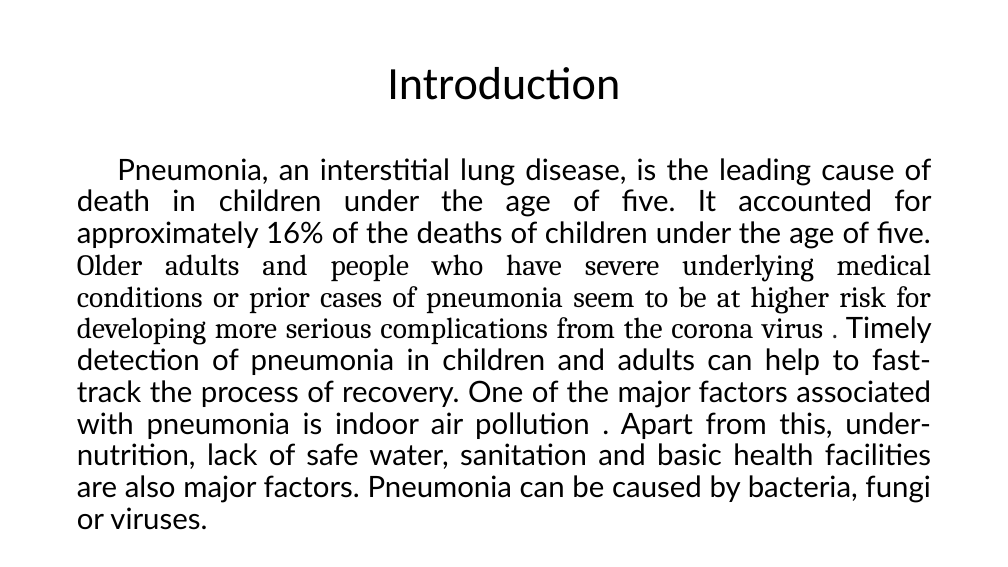
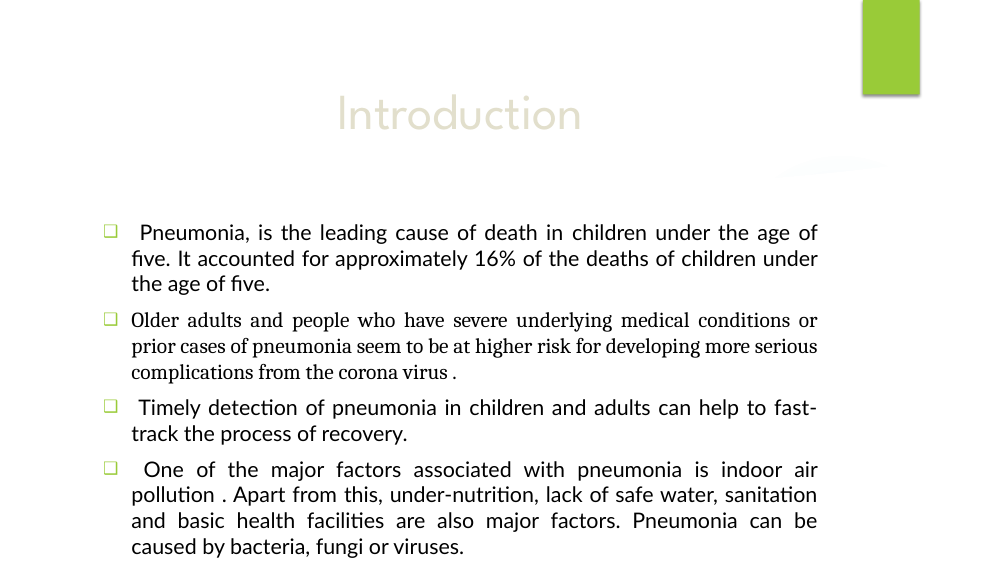
Before and after one commit to Meghac00/MiniProject, a slide deck: slide 2 of Pneumonia Detection using Deep Learning.pptm. Drawn at 1008x567 pixels with LibreOffice and Linux fonts; fonts in the diff are those of the drawing; background and template pictures are left out. Boxes give left, top, right and bottom in pixels: in the first picture for what was removed or moved away, otherwise in the second. Text is boxed around its words. In the diff, an @@ line names an element or a change of style, - is before the commit and + after.

```diff
--- a/Pneumonia Detection using Deep Learning.pptm
+++ b/Pneumonia Detection using Deep Learning.pptm
@@ group added at (0, 0, 1008, 567): 3 ellipses, 3 freeform shapes @@
@@ rectangle added at (863, 0, 920, 95), fill #99CB38 @@
@@ title "Introduction": place and size @@
-title "Introduction" at (387, 67, 620, 100)
+title "Introduction" at (95, 80, 825, 138)
@@ title "Introduction" at (95, 80, 825, 138): size 44 to 48 pt, font Calibri to League Spartan, text colour #000000 to #E2DFCC; line spacing 0.9 to 1 @@
@@ text at (131, 224, 818, 558): text changed; size 28 to 20.4 pt @@
-Pneumonia, an interstitial lung disease, is the leading cause of death in children under the age of ﬁve. It accounted for approximately 16% of the deaths of children under the age of ﬁve. Older adults and people who have severe underlying medical conditions or prior cases of pneumonia seem to be at higher risk for developing more serious complications from the corona virus . Timely detection of pneumonia in children and adults can help to fast-track the process of recovery. One of the major factors associated with pneumonia is indoor air pollution . Apart from this, under-nutrition, lack of safe water, sanitation and basic health facilities are also major factors. Pneumonia can be caused by bacteria, fungi or viruses.
+❑ Pneumonia, is the leading cause of death in children under the age of ﬁve. It accounted for approximately 16% of the deaths of children under the age of ﬁve.
+❑ Older adults and people who have severe underlying medical conditions or prior cases of pneumonia seem to be at higher risk for developing more serious complications from the corona virus .
+❑ Timely detection of pneumonia in children and adults can help to fast-track the process of recovery.
+❑ One of the major factors associated with pneumonia is indoor air pollution . Apart from this, under-nutrition, lack of safe water, sanitation and basic health facilities are also major factors. Pneumonia can be caused by bacteria, fungi or viruses.
```
Also in this commit, not shown: 9 other slides changed, 5 slides added, 1 slide removed, 2 other files.
